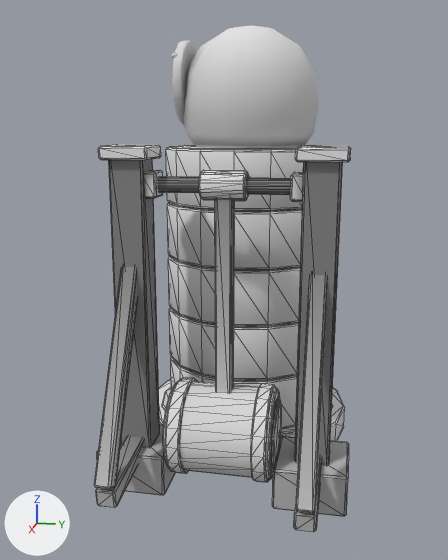
Before and after pictures for a commit that changed the glTF model assets/models/kyoto/props/daruma_otoshi.glb.
One viewpoint serves both versions: a camera (50 mm lens) standing at (15.07, 2.4, 7.07) and looking at (1.61, -0.29, 3.7). The axes (+X, +Y, +Z) are drawn at lower left. The lights are the same throughout. The picture after the commit comes second. Mesh edges are drawn as thin lines on the coarser meshes. Vertices at exactly the same position are counted once.

Objects in the first picture: 'Base', 'Disc_1', 'Disc_2', 'Disc_3', 'Disc_4', 'Disc_5', 'Frame', 'Hammer', 'Head'.
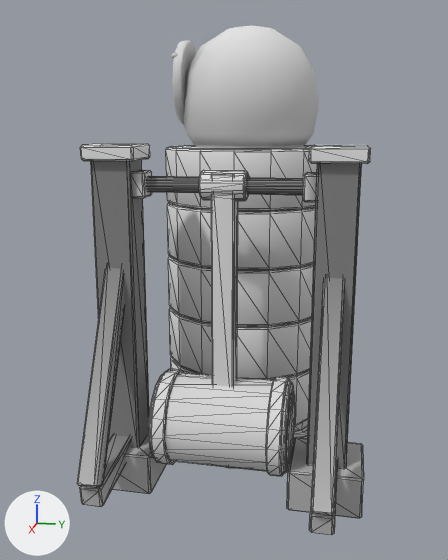
The edits, one by one:
me_frame is used by ob_frame; location (0.0, 0.0, 0.0).
me_frame had 336 vertices, 620 faces and spanned x 2.3..5.28, y -2.65..2.65, z -0.55..6.72.
me_frame now has 336 vertices, 620 faces and spans x 2.3..5.31, y -2.95..2.95, z -0.55..6.74.
me_frame part 1: the loose piece of 24 vertices spanning x 2.3..3.8, y -2.65..-1.15, z -0.55..0.35 is moved by (0.0, -0.3, 0.0).
me_frame part 2: the loose piece of 24 vertices spanning x 2.7..3.4, y -2.25..-1.55, z 0.3..6.62 is scaled about its middle by (1.15, 1.15, 1), then moved by (0.0, -0.3, 0.0).
me_frame part 3: the loose piece of 24 vertices spanning x 2.56..3.54, y -2.39..-1.41, z 6.46..6.72 is scaled about its middle by (1.11, 1.11, 1.19), then moved by (0.0, -0.3, 0.0).
me_frame part 4: the loose piece of 24 vertices spanning x 2.79..3.31, y -1.65..-1.31, z 5.71..6.23 is moved by (0.0, -0.23, 0.0).
me_frame part 5: the loose piece of 24 vertices spanning x 2.3..3.8, y 1.15..2.65, z -0.55..0.35 is moved by (0.0, 0.3, 0.0).
me_frame part 6: the loose piece of 24 vertices spanning x 2.7..3.4, y 1.55..2.25, z 0.3..6.62 is scaled about its middle by (1.15, 1.15, 1), then moved by (0.0, 0.3, 0.0).
me_frame part 7: the loose piece of 24 vertices spanning x 2.56..3.54, y 1.41..2.39, z 6.46..6.72 is scaled about its middle by (1.11, 1.11, 1.19), then moved by (0.0, 0.3, 0.0).
me_frame part 8: the loose piece of 24 vertices spanning x 2.79..3.31, y 1.31..1.65, z 5.71..6.23 is moved by (0.0, 0.23, 0.0).
me_frame part 9: the loose piece of 48 vertices spanning x 2.9..3.2, y -2.2..2.2, z 5.82..6.12 is scaled about its middle by (1, 1.14, 1).
me_frame part 10: 48 of 336 vertices moved; they spanned x 2.92..5.28, y -2.1..-1.7, z -0.04..4.71 and now span x 2.89..5.31, y -2.42..-1.98, z -0.06..4.73; mean shift (0.0, -0.3, 0.0); largest move (2.93, -2.03, 4.6) -> (2.91, -2.36, 4.59).
me_frame part 11: 48 of 336 vertices moved; they spanned x 2.92..5.28, y 1.7..2.1, z -0.04..4.71 and now span x 2.89..5.31, y 1.98..2.42, z -0.06..4.73; mean shift (0.0, 0.3, 0.0); largest move (2.92, 2.03, 4.55) -> (2.89, 2.36, 4.53).
me_hammer is used by ob_hammer; location (3.05, 0.0, 5.97).
me_hammer had 376 vertices, 724 faces and spanned x -1.02..1.02, y -1.15..1.15, z -6.22..0.29.
me_hammer now has 376 vertices, 724 faces and spans x -1.02..1.02, y -1.45..1.45, z -6.04..0.29.
me_hammer part 12: the loose piece of 24 vertices spanning x -0.17..0.17, y -0.17..0.17, z -4.9..0.25 is scaled about the mesh origin by (1.4, 1.4, 0.965).
me_hammer part 13: the loose piece of 64 vertices spanning x -0.95..0.95, y -1.1..1.1, z -6.15..-4.25 is scaled about its middle by (1, 1.28, 1), then moved by (0.0, 0.0, 0.18).
me_hammer part 14: the loose piece of 64 vertices spanning x -1.02..1.02, y -1.03..-0.73, z -6.22..-4.18 is moved by (0.0, -0.3, 0.18).
me_hammer part 15: the loose piece of 64 vertices spanning x -1.02..1.02, y 0.73..1.03, z -6.22..-4.18 is moved by (0.0, 0.3, 0.18).
me_hammer part 16: the loose piece of 50 vertices spanning x -0.74..0.74, y 1.09..1.15, z -5.94..-4.46 is moved by (0.0, 0.3, 0.18).
me_hammer part 17: 36 faces centred in x -0.44..0.17, y -1.11..1.11, z -5.89..0.25 are repainted in the vertex colours; the middle colour goes from grey #a0a0a0 to white #f2f2f2.
Other edits to the shape of me_hammer do not show in these pictures.

Location of each change, (x1, y1, x2, y2) in pixels of the pictures (448 x 560 px; the box of a moved part takes in the faces that stretch with it):
'Frame', reshaped (14% wider)
    before: (94, 145, 351, 532)
    after: (77, 144, 371, 535)
'Hammer', reshaped (24% wider)
    before: (163, 170, 281, 482)
    after: (149, 170, 295, 476)
part 1 of me_frame, moved or reshaped
    before: (97, 424, 176, 495)
    after: (112, 433, 167, 494)
part 2 of me_frame, moved or reshaped
    before: (109, 159, 160, 447)
    after: (91, 160, 149, 447)
part 3 of me_frame, moved or reshaped
    before: (98, 145, 161, 160)
    after: (80, 144, 150, 161)
part 4 of me_frame, moved or reshaped
    before: (144, 170, 163, 198)
    after: (132, 170, 152, 198)
part 5 of me_frame, moved or reshaped
    before: (272, 436, 349, 516)
    after: (287, 437, 364, 518)
part 6 of me_frame, moved or reshaped
    before: (295, 162, 343, 465)
    after: (307, 163, 362, 468)
part 7 of me_frame, moved or reshaped
    before: (295, 146, 351, 162)
    after: (309, 145, 371, 164)
part 8 of me_frame, moved or reshaped
    before: (290, 172, 303, 202)
    after: (303, 172, 317, 202)
part 9 of me_frame, moved or reshaped
    before: (157, 176, 291, 195)
    after: (146, 176, 303, 195)
part 10 of me_frame, moved or reshaped
    before: (94, 267, 144, 507)
    after: (77, 268, 131, 507)
part 11 of me_frame, moved or reshaped
    before: (294, 275, 327, 532)
    after: (309, 278, 345, 535)
part 12 of me_hammer, moved or reshaped
    before: (214, 198, 234, 393)
    after: (211, 173, 238, 387)
part 13 of me_hammer, moved or reshaped
    before: (163, 381, 280, 479)
    after: (149, 373, 293, 473)
part 14 of me_hammer, moved or reshaped
    before: (165, 377, 197, 473)
    after: (151, 369, 184, 465)
part 15 of me_hammer, moved or reshaped
    before: (251, 383, 276, 482)
    after: (266, 377, 289, 476)
part 16 of me_hammer, moved or reshaped
    before: (271, 398, 281, 469)
    after: (286, 391, 295, 463)
part 17 of me_hammer, recoloured
    before: (214, 198, 278, 400)
    after: (211, 173, 292, 394)
'Base', unchanged, covered by the edit
    before: (159, 379, 345, 441)
    after: (150, 406, 308, 468)
